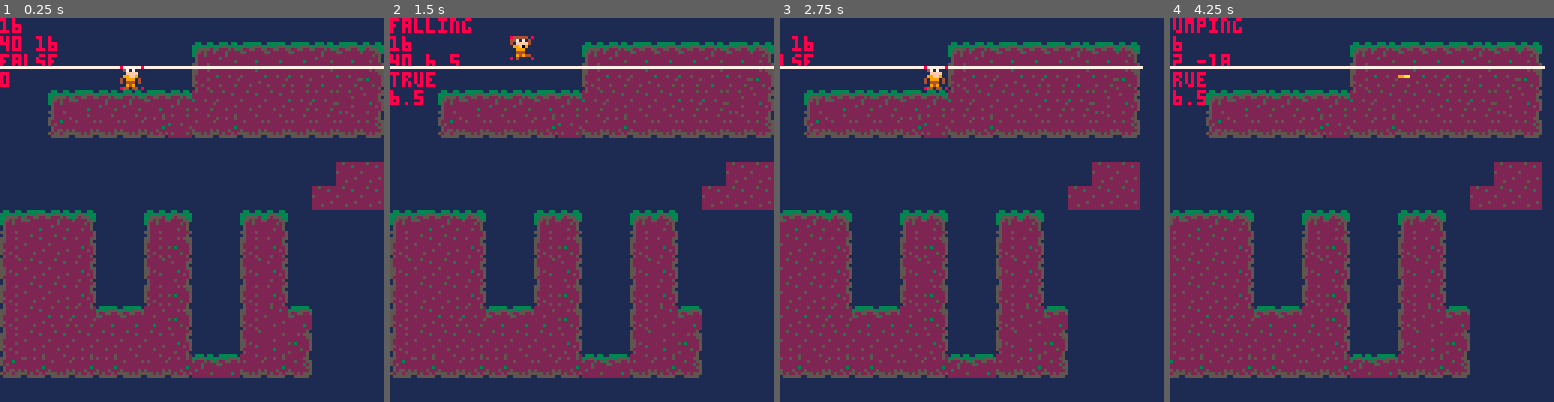
Above: before the commit, frames 1-4 (left to right).
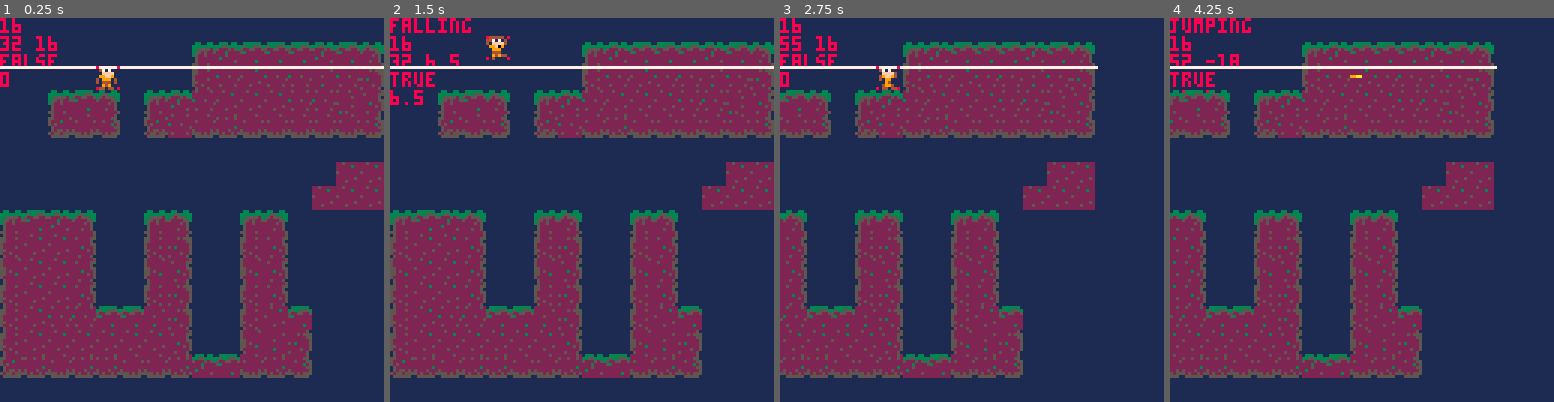
Above: after the commit, the same moments.

Repository: RicoP/picowiese
Game: PICO-8 cartridge mmm.p8
Two runs of this game, one before a commit and one after it. Both use one fixed random seed, a clock stepped at 60 frames per second and the inputs below.
Inputs:
- Up to frame 1 (0.25 s): no input
- Up to frame 2 (1.5 s): tap X (X key) at 0.33, 1.07 s; tap O (Z key) at 0.7 s
- Up to frame 3 (2.75 s): hold Right 1.6-2.1 s; tap O (Z key) at 1.7, 2.1, 2.5 s; tap X (X key) at 1.85 s; hold Up 2.15-2.42 s; hold Right from 2.47 s (still down)
- Up to frame 4 (4.25 s): tap O (Z key) every 0.4 s from 2.9 to 4.1 s; tap X (X key) at 2.97, 4.08 s; release Right at 3.03 s; hold Left 3.08-3.58 s; hold Down 3.63-3.97 s; hold Right from 4.02 s (still down)

The runs differ from the first frame. In frame 1, 1.7% of the frame differs, in the area x 0-44%, y 4-32%; in frame 2, 1.8%; in frame 3, 36%; in frame 4, 37%, in the area x 0-98%, y 0-94%.

Commit message:
minor changes

Diff:
--- a/mmm.p8
+++ b/mmm.p8
@@ -63,6 +63,7 @@
 function _update()
  --if (g_frame % 4) != 0 then return end
 
+ camera()
  cls(1)
  btn_update()
  p.state = p_state_stand
@@ -92,7 +93,7 @@
 end
 
 function _draw()
- local camx=p.x - 48
+ local camx=p.x - 32
  if camx < 0 then camx=0 end
  camera(camx, 0)
 
@@ -167,12 +168,13 @@
  end
 
  local g0 = calc_groundlevel(p.x,y)
- local g1 = calc_groundlevel(p.x+8,y)
+ local g1 = calc_groundlevel(p.x+7,y)
  if g0 == p.groundlevel or g1 == p.groundlevel then
   p.y = y
  else
   --bonged our head
   --on the ceiling
+  --p.jumpvel = 0
   p.y = flr(p.y/8)*8
  end
 end
@@ -289,9 +291,9 @@
 __map__
 0000000000000000000000000000000000000000000000000000000000000000000000000000000000000000000000000000000000000000000000000000000000000000000000000000000000000000000000000000000000000000000000000000000000000000000000000000000000000000000000000000000000000000
 0000000000000000050607070706070800000000000000000000000000000000000000000000000000000000000000000000000000000000000000000000000000000000000000000000000000000000000000000000000000000000000000000000000000000000000000000000000000000000000000000000000000000000
-0000000000010000252616262627262800000000000000000000000000000000000000000000000000000000000000000000000000000000000000000000000000000000000000000000000000000000000000000000000000000000000000000000000000000000000000000000000000000000000000000000000000000000
-0000050706060706261616162626171800000000000000000000000000000000000000000000000000000000000000000000000000000000000000000000000000000000000000000000000000000000000000000000000000000000000000000000000000000000000000000000000000000000000000000000000000000000
-0000353737373626373637373737373800000000000000000000000000000000000000000000000000000000000000000000000000000000000000000000000000000000000000000000000000000000000000000000000000000000000000000000000000000000000000000000000000000000000000000000000000000000
+0000000001000000252616262627262800000000000000000000000000000000000000000000000000000000000000000000000000000000000000000000000000000000000000000000000000000000000000000000000000000000000000000000000000000000000000000000000000000000000000000000000000000000
+0000050708000506261616162626171800000000000000000000000000000000000000000000000000000000000000000000000000000000000000000000000000000000000000000000000000000000000000000000000000000000000000000000000000000000000000000000000000000000000000000000000000000000
+0000353738003526373637373737373800000000000000000000000000000000000000000000000000000000000000000000000000000000000000000000000000000000000000000000000000000000000000000000000000000000000000000000000000000000000000000000000000000000000000000000000000000000
 0000000000000000000000000000000000000000000000000000000000000000000000000000000000000000000000000000000000000000000000000000000000000000000000000000000000000000000000000000000000000000000000000000000000000000000000000000000000000000000000000000000000000000
 0000000000000000000000000000161600000000000000000000000000000000000000000000000000000000000000000000000000000000000000000000000000000000000000000000000000000000000000000000000000000000000000000000000000000000000000000000000000000000000000000000000000000000
 0000000000000000000000000016161600000000000000000000000000000000000000000000000000000000000000000000000000000000000000000000000000000000000000000000000000000000000000000000000000000000000000000000000000000000000000000000000000000000000000000000000000000000
Not shown, added: config.txt
Not shown, added: log.txt
Not shown, added: sdl_controllers.txt
